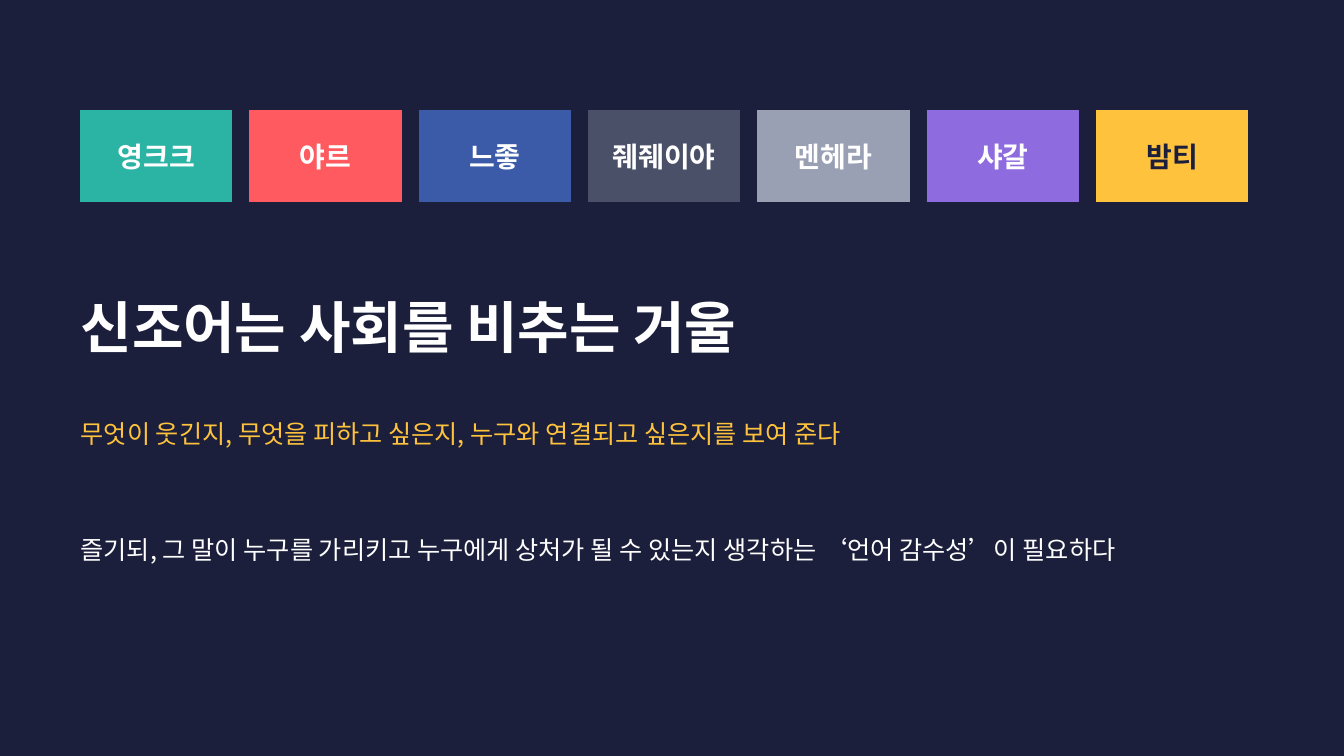
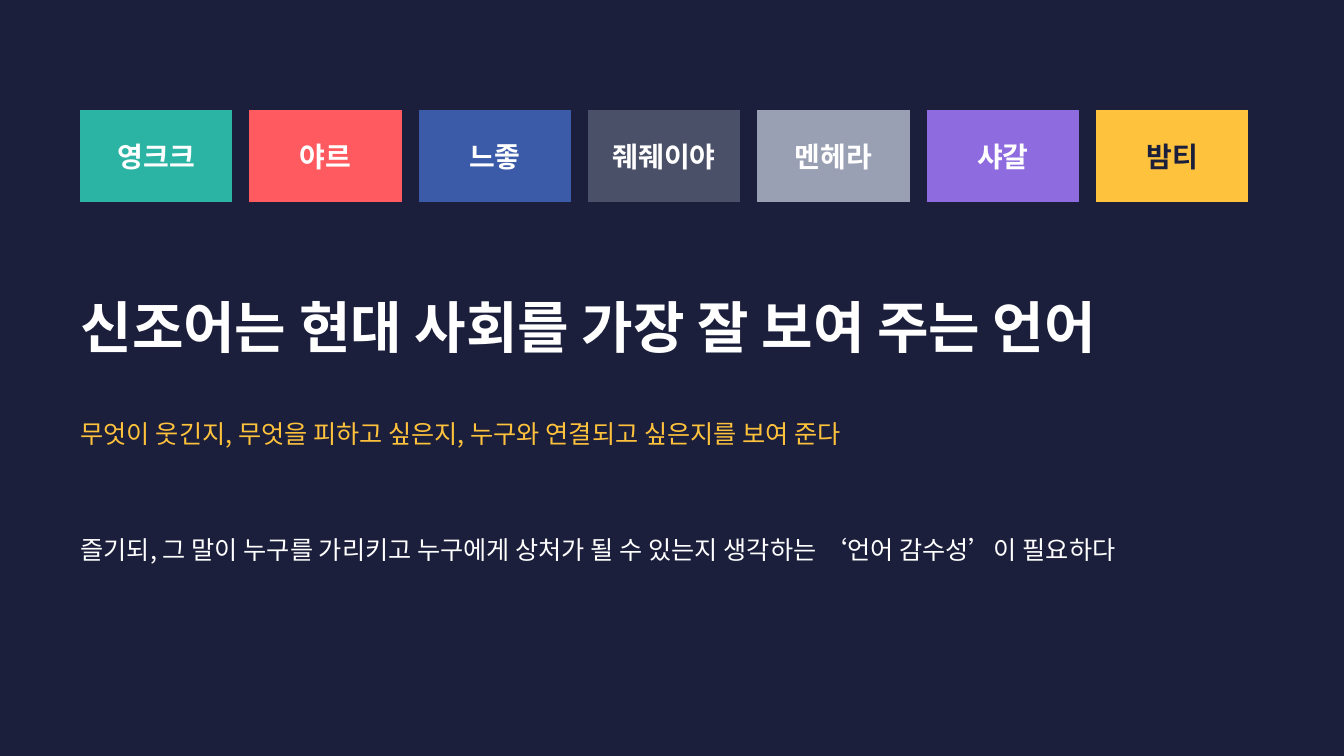
Before and after one commit to junseok7-cpu/hello, a slide deck: slide 28 of report/언어사회와문화_발표_새내기2회차.pptx. Drawn at 1344x756 pixels with LibreOffice and Linux fonts; fonts in the diff are those of the drawing. Boxes give left, top, right and bottom in pixels: in the first picture for what was removed or moved away, otherwise in the second. Text is boxed around its words. In the diff, an @@ line names an element or a change of style, - is before the commit and + after.

```diff
--- a/report/언어사회와문화_발표_새내기2회차.pptx
+++ b/report/언어사회와문화_발표_새내기2회차.pptx
@@ title at bbox=[81, 301, 1096, 353]: text changed @@
-신조어는 사회를 비추는 거울
+신조어는 현대 사회를 가장 잘 보여 주는 언어
```
Also in this commit, not shown: 6 other slides changed, 1 slide added, 1 slide removed, 3 other files.
